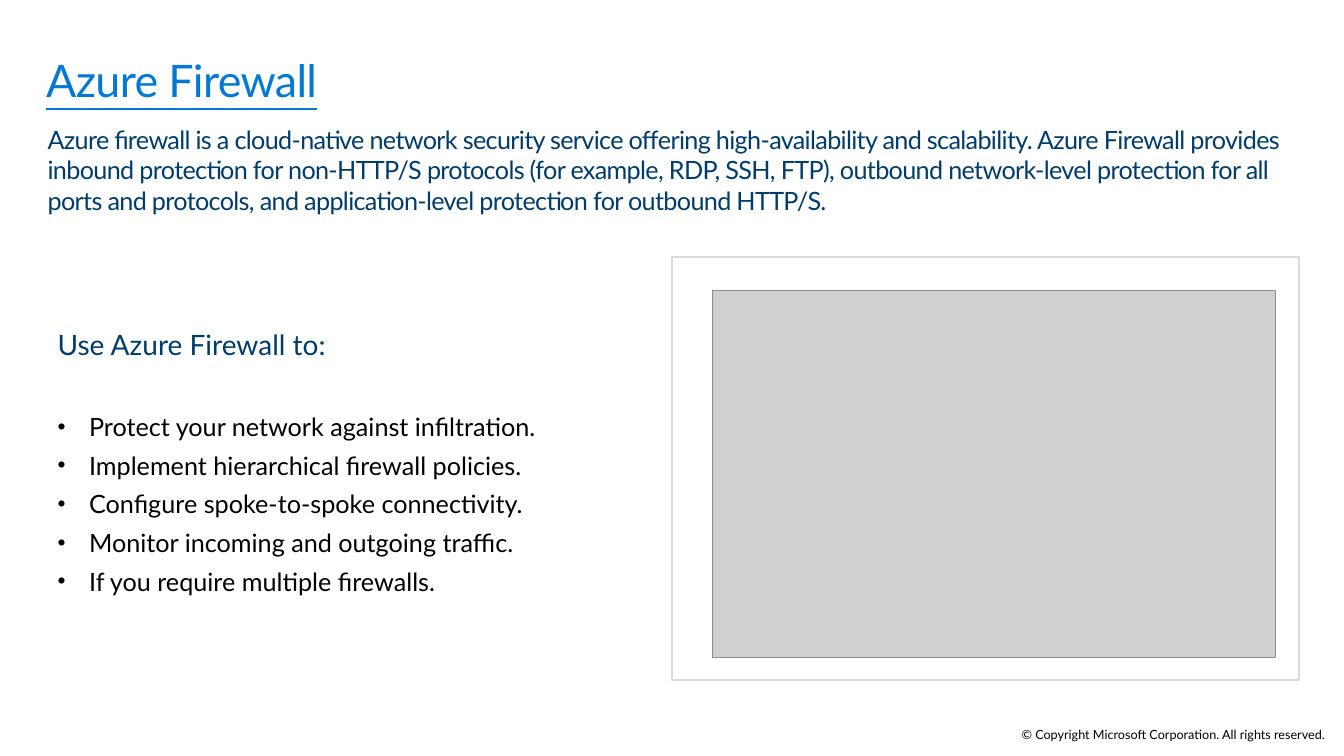
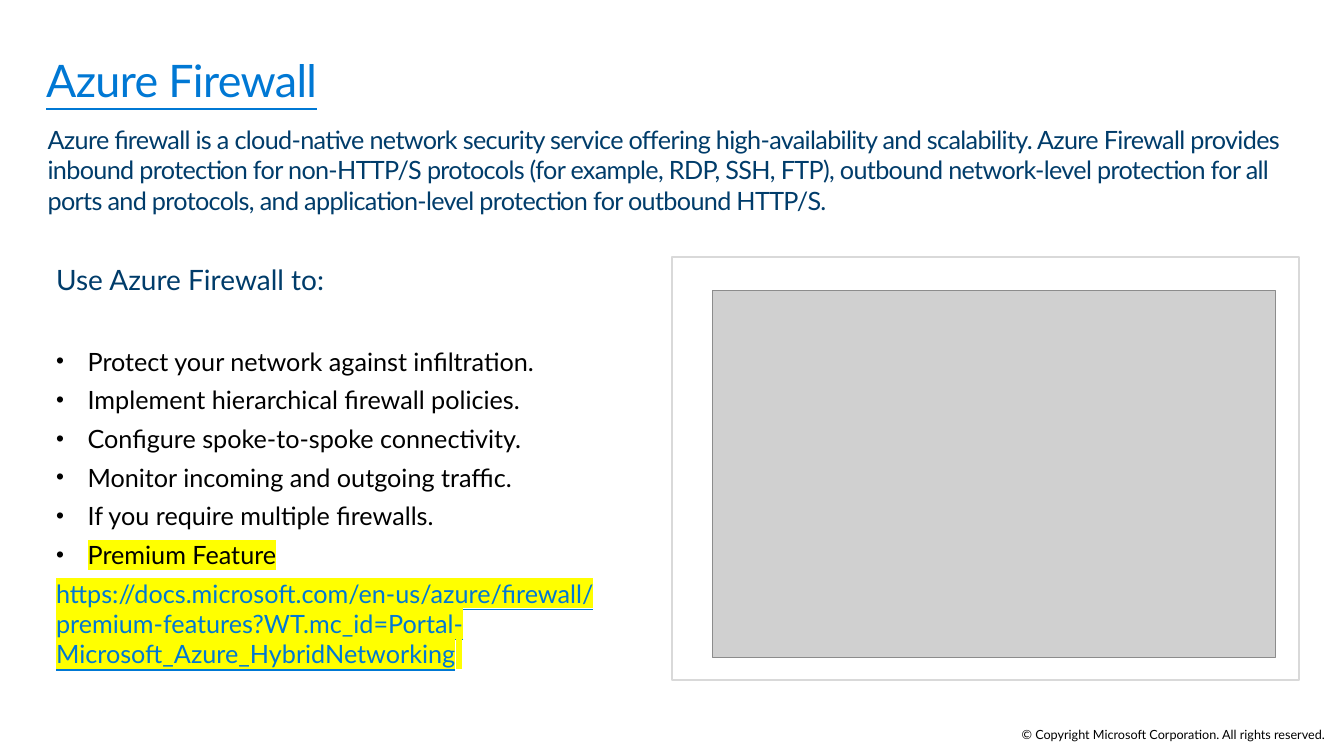
Before and after one commit to raviteja59/hkjc-az-305, a slide deck: slide 32 of PowerPoint/AZ-305T00A-ENU-Powerpoint_09.pptx (slide 29 before the commit). Drawn at 1344x756 pixels with LibreOffice and Linux fonts; fonts in the diff are those of the drawing; grey boxes stand for pictures. Boxes give left, top, right and bottom in pixels: in the first picture for what was removed or moved away, otherwise in the second. Text is boxed around its words. In the diff, an @@ line names an element or a change of style, - is before the commit and + after.

```diff
--- a/PowerPoint/AZ-305T00A-ENU-Powerpoint_09.pptx
+++ b/PowerPoint/AZ-305T00A-ENU-Powerpoint_09.pptx
@@ text "Use Azure Firewall to:": place and size @@
-text "Use Azure Firewall to:" at [58,334,535,595]
+text "Use Azure Firewall to:" at [56,269,593,668]
@@ text at [56,545,593,668]: paragraphs added @@
+• Premium Feature
+https://docs.microsoft.com/en-us/azure/firewall/premium-features?WT.mc_id=Portal-Microsoft_Azure_HybridNetworking
```
Also in this commit, not shown: 2 other slides changed, 4 slides added, 1 other file.
